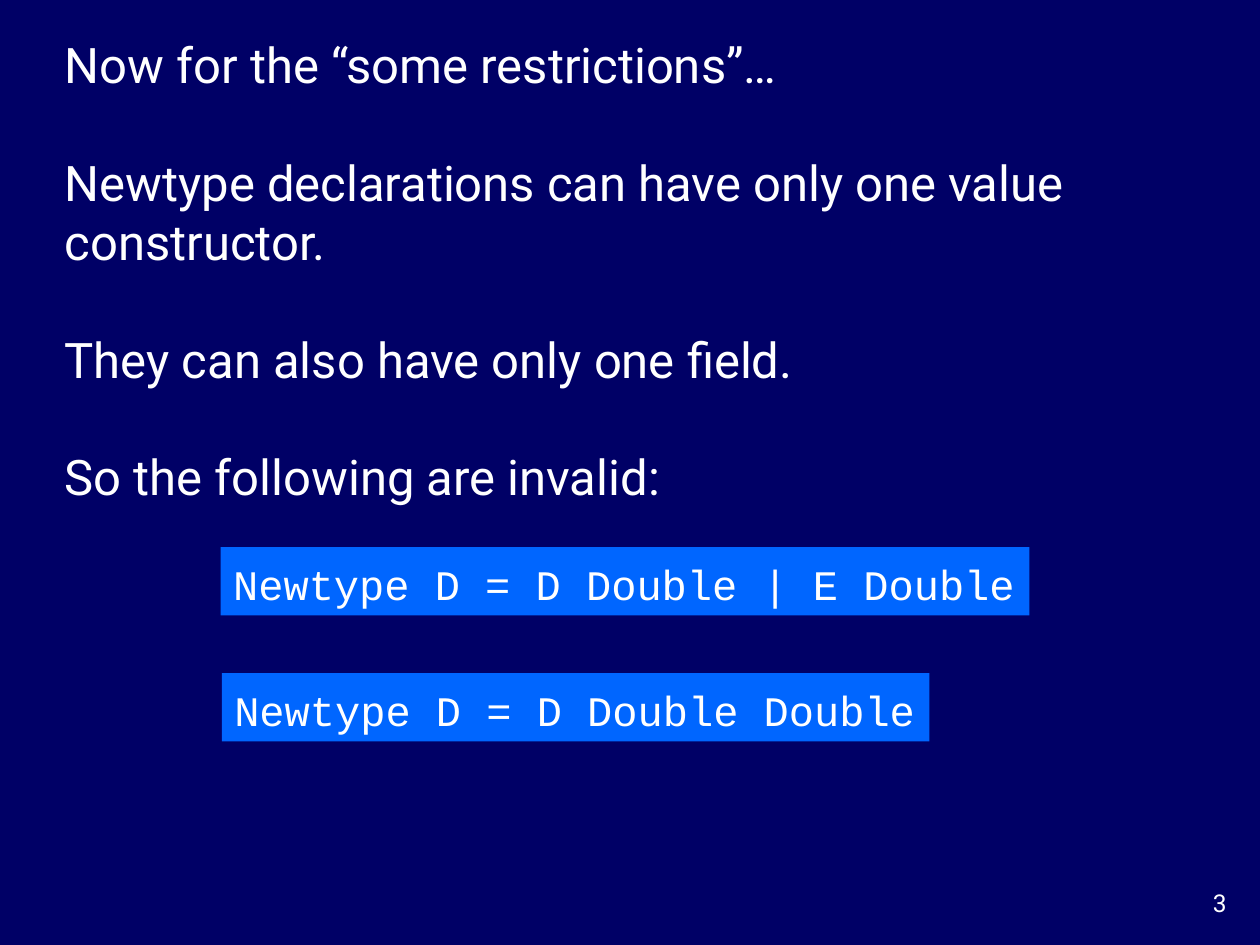
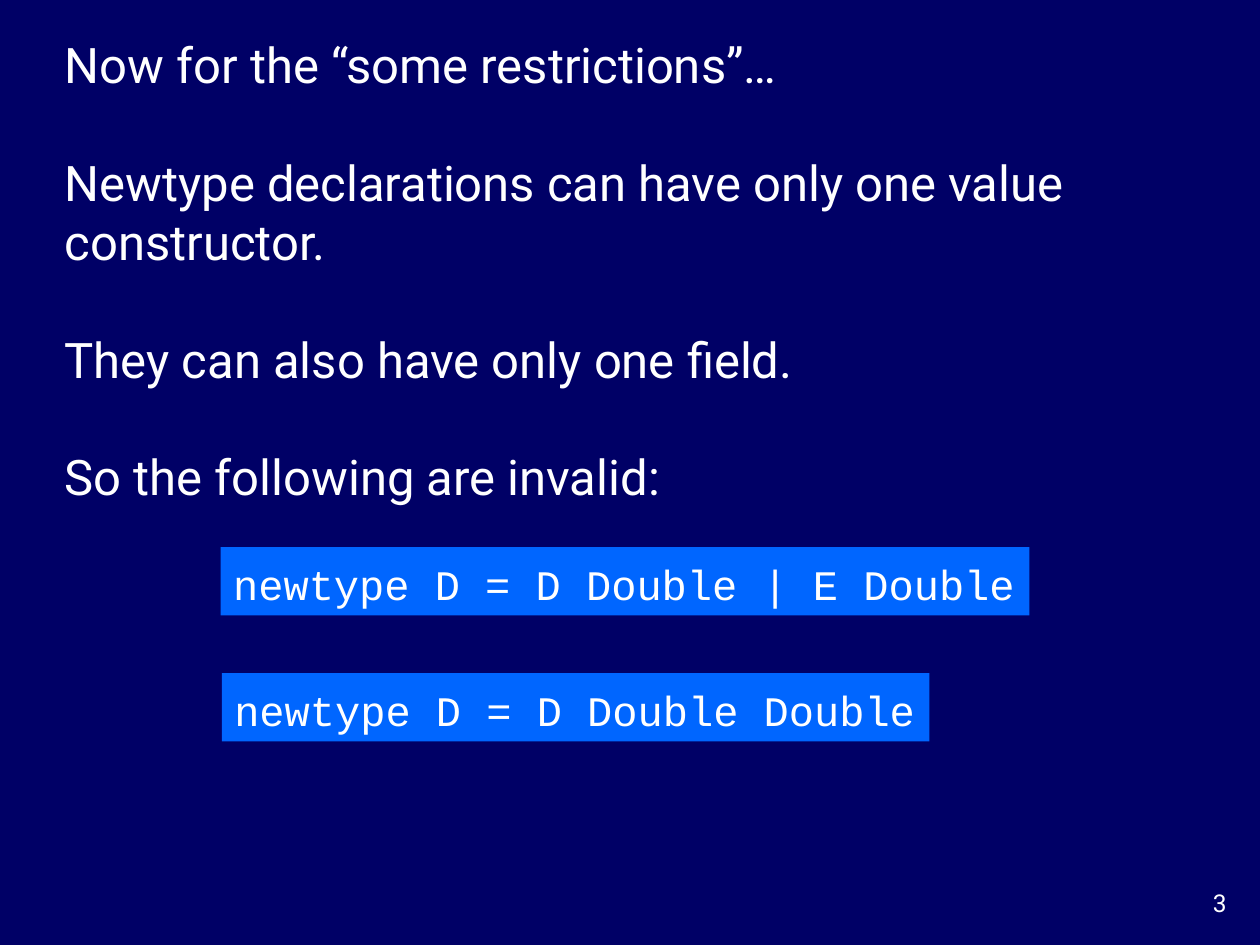
Before and after one commit to markgrebe/EECS776, a slide deck: slide 3 of newtype.ppt. Drawn at 1260x945 pixels with LibreOffice and Linux fonts; fonts in the diff are those of the drawing. Boxes give left, top, right and bottom in pixels: in the first picture for what was removed or moved away, otherwise in the second. Text is boxed around its words. In the diff, an @@ line names an element or a change of style, - is before the commit and + after.

Commit message:
Fixed newtype slides

```diff
--- a/newtype.ppt
+++ b/newtype.ppt
@@ text in rectangle at [233, 570, 1014, 609]: text changed @@
-Newtype D = D Double | E Double
+newtype D = D Double | E Double
@@ text in rectangle at [234, 696, 915, 735]: text changed @@
-Newtype D = D Double Double
+newtype D = D Double Double
```
Also in this commit, not shown: 1 other slide changed, 1 other file.
